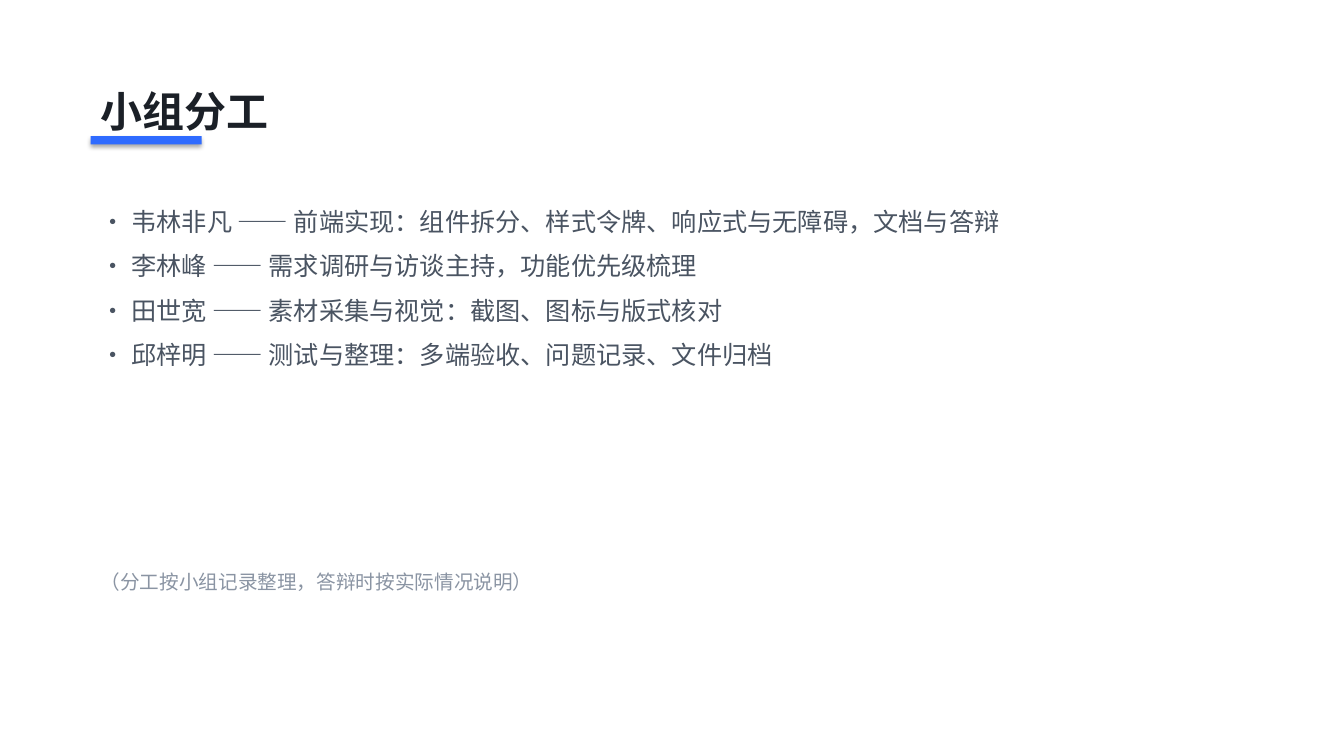
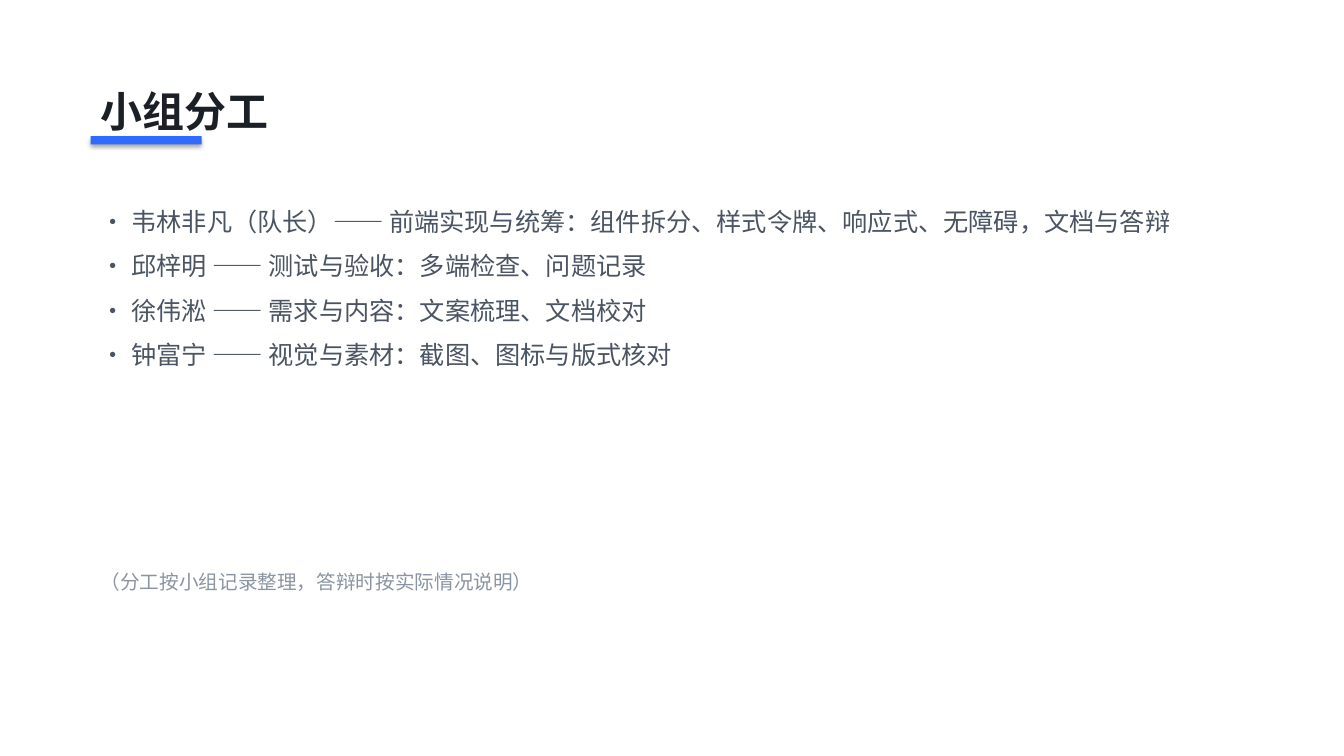
Before and after one commit to Tomoririri/-, a slide deck: slide 10 of docs/韦林非凡-项目答辩.pptx. Drawn at 1344x756 pixels with LibreOffice and Linux fonts; fonts in the diff are those of the drawing. Boxes give left, top, right and bottom in pixels: in the first picture for what was removed or moved away, otherwise in the second. Text is boxed around its words. In the diff, an @@ line names an element or a change of style, - is before the commit and + after.

Commit message:
chore: 团队成员更正为韦林非凡（队长）、邱梓明、徐伟淞、钟富宁

```diff
--- a/docs/韦林非凡-项目答辩.pptx
+++ b/docs/韦林非凡-项目答辩.pptx
@@ text at box(131, 209, 1170, 366): text changed @@
-· 韦林非凡 —— 前端实现：组件拆分、样式令牌、响应式与无障碍，文档与答辩
-· 李林峰 —— 需求调研与访谈主持，功能优先级梳理
-· 田世宽 —— 素材采集与视觉：截图、图标与版式核对
-· 邱梓明 —— 测试与整理：多端验收、问题记录、文件归档
+· 韦林非凡（队长）—— 前端实现与统筹：组件拆分、样式令牌、响应式、无障碍，文档与答辩
+· 邱梓明 —— 测试与验收：多端检查、问题记录
+· 徐伟淞 —— 需求与内容：文案梳理、文档校对
+· 钟富宁 —— 视觉与素材：截图、图标与版式核对
```
Also in this commit, not shown: 1 other slide changed, 4 other files.
